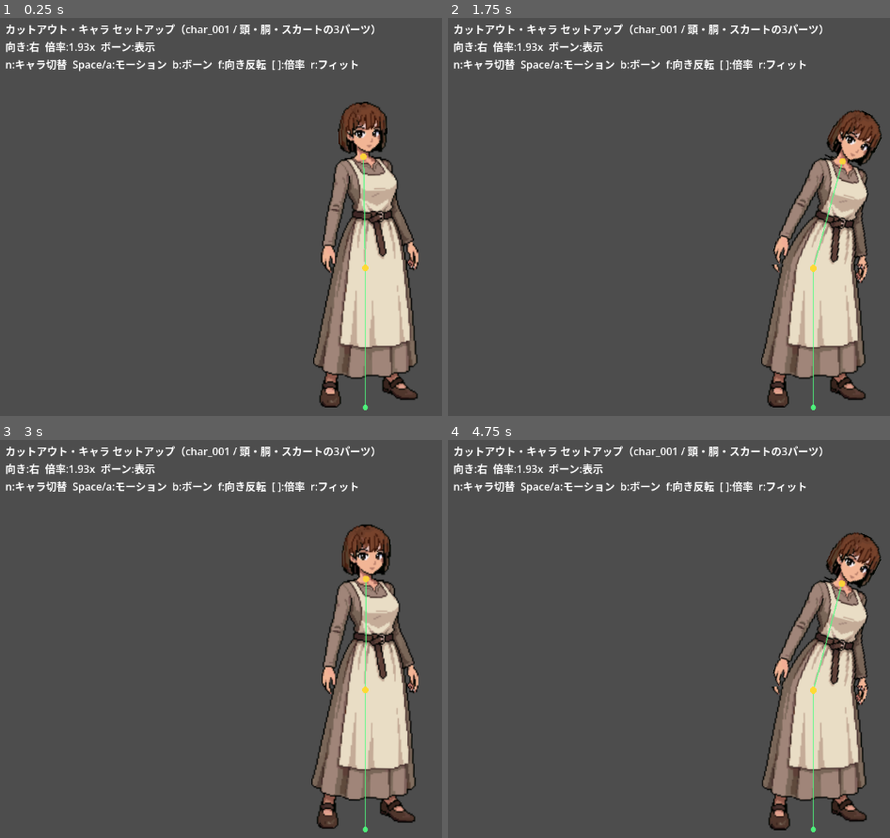
Above: before the commit, frames 1-4 (two rows, left to right).
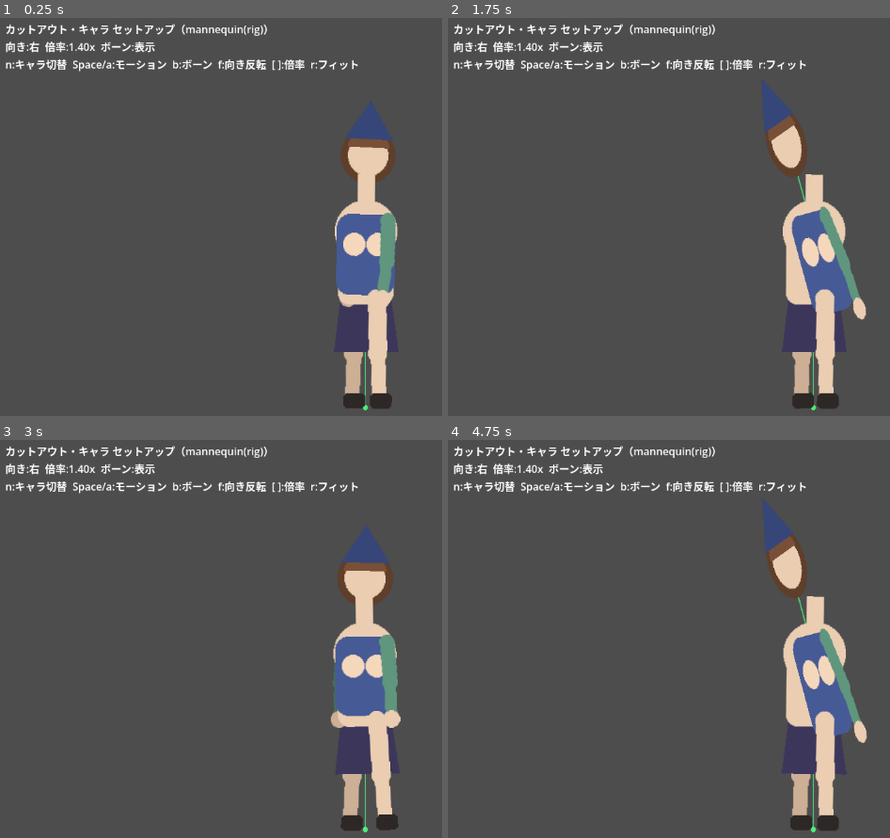
Above: after the commit, the same moments.

Repository: kyamamoto5963/5001_KeyInputGame
Game: Godot game, scene res://scenes/char_setup/char_setup.tscn
Same seed, same stepped clock (60 frames per second), same inputs: the game is played once before the commit and once after it. This scene is started directly instead of the project's main scene.
Inputs:
- Up to frame 1 (0.25 s): no input
- Up to frame 2 (1.75 s): tap Enter (confirm) at 0.5, 1.35 s; hold Right (move_right) 0.53-1.28 s; tap Q (face) at 0.6, 1.55 s; tap Space at 0.77, 1.52 s; hold Down (move_down) from 1.28 s (still down)
- Up to frame 3 (3 s): release Down (move_down) at 2.03 s; hold Right (move_right) 2.03-2.78 s; tap W (end_turn) at 2.1 s; tap Q (face) at 2.3, 2.85 s; hold Up (move_up) from 2.78 s (still down)
- Up to frame 4 (4.75 s): tap Space at 3.02, 3.77, 4.52 s; release Up (move_up) at 3.53 s; hold Left (move_left) from 3.53 s (still down); tap R (parry_attack) at 3.6 s; tap Q (face) at 3.8, 4.55 s; tap I at 4.35 s

The runs differ from the first frame. In frame 1, 12% of the frame differs, in the area x 17-95%, y 1-99%; in frame 2, 13%, in the area x 17-99%, y 1-99%; in frame 3, 12%; in frame 4, 13%.

Commit message:
feat(char-rig): スケルトン＋スロットのデータ駆動パーツ合成を実装(仮パーツ)
- humanoid_v1スケルトン(17ボーン階層＋スロット既定)を追加
- 仮パーツ20スロットをA形式(bbox密着クロップ＋anchor自動算出)で生成
- キャラデータ mannequin.json(スロット→パーツ＋tint)
- CutoutCharacter.build_rig(): ボーン階層生成→anchorでパーツ配置→z順/tint/facingミラー/腕脚スウェイ
- 胸の揺れ(二次モーション)を胸ボーン基準オフセットに修正(リグ対応)、デモ用に大きめ係数
- char_setup: mannequin(rig)/char_001/char_002 を n で切替(旧parts.json方式と共存)

docs/12 §3(A形式保存)・§5(組み立て)に準拠。facing反転時のz入れ替えは次対応(§9)。

Co-Authored-By: Claude Opus 4.8 <noreply@anthropic.com>

Diff:
--- /dev/null
+++ b/dev/assets/char/parts/arm_fore_l/fa_l.json
@@ -0,0 +1,13 @@
+{
+  "slot": "arm_fore_l",
+  "attach": "elbow_l",
+  "anchor": [
+    6,
+    6
+  ],
+  "z": 71,
+  "size": [
+    15,
+    53
+  ]
+}
--- /dev/null
+++ b/dev/assets/char/parts/arm_fore_r/fa_r.json
@@ -0,0 +1,13 @@
+{
+  "slot": "arm_fore_r",
+  "attach": "elbow_r",
+  "anchor": [
+    8,
+    6
+  ],
+  "z": 25,
+  "size": [
+    15,
+    53
+  ]
+}
--- /dev/null
+++ b/dev/assets/char/parts/arm_upper_l/ua_l.json
@@ -0,0 +1,13 @@
+{
+  "slot": "arm_upper_l",
+  "attach": "shoulder_l",
+  "anchor": [
+    8,
+    8
+  ],
+  "z": 70,
+  "size": [
+    23,
+    61
+  ]
+}
--- /dev/null
+++ b/dev/assets/char/parts/arm_upper_r/ua_r.json
@@ -0,0 +1,13 @@
+{
+  "slot": "arm_upper_r",
+  "attach": "shoulder_r",
+  "anchor": [
+    14,
+    8
+  ],
+  "z": 24,
+  "size": [
+    23,
+    61
+  ]
+}
--- /dev/null
+++ b/dev/assets/char/parts/body/base.json
@@ -0,0 +1,13 @@
+{
+  "slot": "body",
+  "attach": "hip",
+  "anchor": [
+    34,
+    132
+  ],
+  "z": 30,
+  "size": [
+    69,
+    143
+  ]
+}
--- /dev/null
+++ b/dev/assets/char/parts/bust/bust.json
@@ -0,0 +1,13 @@
+{
+  "slot": "bust",
+  "attach": "chest",
+  "anchor": [
+    25,
+    -2
+  ],
+  "z": 42,
+  "size": [
+    51,
+    25
+  ]
+}
--- /dev/null
+++ b/dev/assets/char/parts/foot_l/foot_l.json
@@ -0,0 +1,13 @@
+{
+  "slot": "foot_l",
+  "attach": "ankle_l",
+  "anchor": [
+    9,
+    4
+  ],
+  "z": 46,
+  "size": [
+    24,
+    17
+  ]
+}
--- /dev/null
+++ b/dev/assets/char/parts/foot_r/foot_r.json
@@ -0,0 +1,13 @@
+{
+  "slot": "foot_r",
+  "attach": "ankle_r",
+  "anchor": [
+    9,
+    4
+  ],
+  "z": 12,
+  "size": [
+    24,
+    17
+  ]
+}
--- /dev/null
+++ b/dev/assets/char/parts/hair_back/hair_b.json
@@ -0,0 +1,13 @@
+{
+  "slot": "hair_back",
+  "attach": "head",
+  "anchor": [
+    30,
+    30
+  ],
+  "z": 5,
+  "size": [
+    61,
+    61
+  ]
+}
--- /dev/null
+++ b/dev/assets/char/parts/hair_front/bangs.json
@@ -0,0 +1,13 @@
+{
+  "slot": "hair_front",
+  "attach": "head",
+  "anchor": [
+    23,
+    25
+  ],
+  "z": 55,
+  "size": [
+    47,
+    17
+  ]
+}
--- /dev/null
+++ b/dev/assets/char/parts/hand_l/hand_l.json
@@ -0,0 +1,13 @@
+{
+  "slot": "hand_l",
+  "attach": "wrist_l",
+  "anchor": [
+    9,
+    9
+  ],
+  "z": 72,
+  "size": [
+    19,
+    19
+  ]
+}
--- /dev/null
+++ b/dev/assets/char/parts/hand_r/hand_r.json
@@ -0,0 +1,13 @@
+{
+  "slot": "hand_r",
+  "attach": "wrist_r",
+  "anchor": [
+    9,
+    9
+  ],
+  "z": 26,
+  "size": [
+    19,
+    19
+  ]
+}
--- /dev/null
+++ b/dev/assets/char/parts/hat/hat.json
@@ -0,0 +1,13 @@
+{
+  "slot": "hat",
+  "attach": "head",
+  "anchor": [
+    26,
+    58
+  ],
+  "z": 60,
+  "size": [
+    53,
+    41
+  ]
+}
--- /dev/null
+++ b/dev/assets/char/parts/head/face.json
@@ -0,0 +1,13 @@
+{
+  "slot": "head",
+  "attach": "head",
+  "anchor": [
+    22,
+    22
+  ],
+  "z": 50,
+  "size": [
+    45,
+    45
+  ]
+}
--- /dev/null
+++ b/dev/assets/char/parts/leg_shin_l/sh_l.json
@@ -0,0 +1,13 @@
+{
+  "slot": "leg_shin_l",
+  "attach": "knee_l",
+  "anchor": [
+    8,
+    8
+  ],
+  "z": 45,
+  "size": [
+    19,
+    65
+  ]
+}
--- /dev/null
+++ b/dev/assets/char/parts/leg_shin_r/sh_r.json
@@ -0,0 +1,13 @@
+{
+  "slot": "leg_shin_r",
+  "attach": "knee_r",
+  "anchor": [
+    10,
+    8
+  ],
+  "z": 11,
+  "size": [
+    19,
+    65
+  ]
+}
--- /dev/null
+++ b/dev/assets/char/parts/leg_thigh_l/th_l.json
@@ -0,0 +1,13 @@
+{
+  "slot": "leg_thigh_l",
+  "attach": "thigh_l",
+  "anchor": [
+    10,
+    10
+  ],
+  "z": 44,
+  "size": [
+    23,
+    81
+  ]
+}
--- /dev/null
+++ b/dev/assets/char/parts/leg_thigh_r/th_r.json
@@ -0,0 +1,13 @@
+{
+  "slot": "leg_thigh_r",
+  "attach": "thigh_r",
+  "anchor": [
+    12,
+    10
+  ],
+  "z": 10,
+  "size": [
+    23,
+    81
+  ]
+}
--- /dev/null
+++ b/dev/assets/char/parts/lower/skirt.json
@@ -0,0 +1,13 @@
+{
+  "slot": "lower",
+  "attach": "hip",
+  "anchor": [
+    34,
+    6
+  ],
+  "z": 20,
+  "size": [
+    71,
+    69
+  ]
+}
--- /dev/null
+++ b/dev/assets/char/parts/upper/tunic.json
@@ -0,0 +1,13 @@
+{
+  "slot": "upper",
+  "attach": "chest",
+  "anchor": [
+    32,
+    18
+  ],
+  "z": 40,
+  "size": [
+    65,
+    87
+  ]
+}
--- /dev/null
+++ b/dev/assets/char/skeletons/humanoid_v1.json
@@ -0,0 +1,222 @@
+{
+  "id": "humanoid_v1",
+  "canvas": [
+    256,
+    384
+  ],
+  "bones": {
+    "hip": {
+      "parent": null,
+      "pos": [
+        128,
+        248
+      ]
+    },
+    "chest": {
+      "parent": "hip",
+      "pos": [
+        128,
+        178
+      ]
+    },
+    "neck": {
+      "parent": "chest",
+      "pos": [
+        128,
+        120
+      ]
+    },
+    "head": {
+      "parent": "neck",
+      "pos": [
+        128,
+        96
+      ]
+    },
+    "shoulder_r": {
+      "parent": "chest",
+      "pos": [
+        104,
+        166
+      ]
+    },
+    "elbow_r": {
+      "parent": "shoulder_r",
+      "pos": [
+        98,
+        210
+      ]
+    },
+    "wrist_r": {
+      "parent": "elbow_r",
+      "pos": [
+        96,
+        250
+      ]
+    },
+    "shoulder_l": {
+      "parent": "chest",
+      "pos": [
+        152,
+        166
+      ]
+    },
+    "elbow_l": {
+      "parent": "shoulder_l",
+      "pos": [
+        158,
+        210
+      ]
+    },
+    "wrist_l": {
+      "parent": "elbow_l",
+      "pos": [
+        160,
+        250
+      ]
+    },
+    "thigh_r": {
+      "parent": "hip",
+      "pos": [
+        116,
+        252
+      ]
+    },
+    "knee_r": {
+      "parent": "thigh_r",
+      "pos": [
+        114,
+        312
+      ]
+    },
+    "ankle_r": {
+      "parent": "knee_r",
+      "pos": [
+        112,
+        360
+      ]
+    },
+    "thigh_l": {
+      "parent": "hip",
+      "pos": [
+        140,
+        252
+      ]
+    },
+    "knee_l": {
+      "parent": "thigh_l",
+      "pos": [
+        142,
+        312
+      ]
+    },
+    "ankle_l": {
+      "parent": "knee_l",
+      "pos": [
+        144,
+        360
+      ]
+    },
+    "feet": {
+      "parent": "hip",
+      "pos": [
+        128,
+        372
+      ]
+    }
+  },
+  "slots": {
+    "back": {
+      "attach": "hip",
+      "z": 0
+    },
+    "tail": {
+      "attach": "hip",
+      "z": 2
+    },
+    "hair_back": {
+      "attach": "head",
+      "z": 5
+    },
+    "leg_thigh_r": {
+      "attach": "thigh_r",
+      "z": 10
+    },
+    "leg_shin_r": {
+      "attach": "knee_r",
+      "z": 11
+    },
+    "foot_r": {
+      "attach": "ankle_r",
+      "z": 12
+    },
+    "lower": {
+      "attach": "hip",
+      "z": 20
+    },
+    "arm_upper_r": {
+      "attach": "shoulder_r",
+      "z": 24
+    },
+    "arm_fore_r": {
+      "attach": "elbow_r",
+      "z": 25
+    },
+    "hand_r": {
+      "attach": "wrist_r",
+      "z": 26
+    },
+    "body": {
+      "attach": "hip",
+      "z": 30
+    },
+    "upper": {
+      "attach": "chest",
+      "z": 40
+    },
+    "bust": {
+      "attach": "chest",
+      "z": 42
+    },
+    "leg_thigh_l": {
+      "attach": "thigh_l",
+      "z": 44
+    },
+    "leg_shin_l": {
+      "attach": "knee_l",
+      "z": 45
+    },
+    "foot_l": {
+      "attach": "ankle_l",
+      "z": 46
+    },
+    "head": {
+      "attach": "head",
+      "z": 50
+    },
+    "hair_front": {
+      "attach": "head",
+      "z": 55
+    },
+    "hat": {
+      "attach": "head",
+      "z": 60
+    },
+    "arm_upper_l": {
+      "attach": "shoulder_l",
+      "z": 70
+    },
+    "arm_fore_l": {
+      "attach": "elbow_l",
+      "z": 71
+    },
+    "hand_l": {
+      "attach": "wrist_l",
+      "z": 72
+    },
+    "weapon": {
+      "attach": "wrist_l",
+      "z": 80
+    }
+  }
+}
--- /dev/null
+++ b/dev/data/characters/mannequin.json
@@ -0,0 +1,28 @@
+{
+  "id": "mannequin",
+  "skeleton": "humanoid_v1",
+  "art_facing": 1,
+  "parts": {
+    "body": "base",
+    "lower": "skirt",
+    "upper": "tunic",
+    "bust": "bust",
+    "hair_back": "hair_b",
+    "head": "face",
+    "hair_front": "bangs",
+    "hat": "hat",
+    "arm_upper_r": "ua_r",
+    "arm_fore_r": "fa_r",
+    "hand_r": "hand_r",
+    "arm_upper_l": "ua_l",
+    "arm_fore_l": "fa_l",
+    "hand_l": "hand_l",
+    "leg_thigh_r": "th_r",
+    "leg_shin_r": "sh_r",
+    "foot_r": "foot_r",
+    "leg_thigh_l": "th_l",
+    "leg_shin_l": "sh_l",
+    "foot_l": "foot_l"
+  },
+  "tint": {}
+}
--- a/dev/scenes/char_setup/char_setup.gd
+++ b/dev/scenes/char_setup/char_setup.gd
@@ -11,9 +11,11 @@
 ##   [ / ]     : 表示倍率 −／＋
 ##   r         : 自動フィット倍率に戻す
 
+const SKELETON := "res://assets/char/skeletons/humanoid_v1.json"
 const CHARS := [
-	"res://assets/char/char_001/",
-	"res://assets/char/char_002/",
+	{"name": "mannequin(rig)", "type": "rig", "src": "res://data/characters/mannequin.json"},
+	{"name": "char_001", "type": "legacy", "src": "res://assets/char/char_001/"},
+	{"name": "char_002", "type": "legacy", "src": "res://assets/char/char_002/"},
 ]
 
 var _char: CutoutCharacter
@@ -37,7 +39,11 @@
 	_char.z_index = -1            # キャラを背面へ。ボーン・ギズモ(self の _draw)を前面に。
 	_char.z_as_relative = false
 	add_child(_char)
-	_char.build(CHARS[_idx], 1.0)
+	var entry: Dictionary = CHARS[_idx]
+	if entry["type"] == "rig":
+		_char.build_rig(SKELETON, entry["src"], 1.0)
+	else:
+		_char.build(entry["src"], 1.0)
 	_facing = 1
 	_char.set_facing(_facing)
 	_fit_scale()
@@ -97,8 +103,8 @@
 
 func _update_label() -> void:
 	var face_txt := "右" if _facing > 0 else "左"
-	var cname := String(CHARS[_idx]).trim_suffix("/").get_file()
-	_info.text = "カットアウト・キャラ セットアップ（%s / 頭・胴・スカートの3パーツ）\n" % cname \
+	var cname := str(CHARS[_idx]["name"])
+	_info.text = "カットアウト・キャラ セットアップ（%s）\n" % cname \
 		+ "向き:%s  倍率:%.2fx  ボーン:%s\n" % [face_txt, _scale, "表示" if _show_bones else "非表示"] \
 		+ "n:キャラ切替  Space/a:モーション  b:ボーン  f:向き反転  [ ]:倍率  r:フィット"
 
--- a/dev/scripts/cutout_character.gd
+++ b/dev/scripts/cutout_character.gd
@@ -9,17 +9,20 @@
 const DEFAULT_DIR := "res://assets/char/char_001/"
 
 # 二次モーション（胸の揺れ・スプリングボーン近似 → docs/12 §5.3-jiggle）
-const JIG_STIFF := 110.0     # 戻る強さ（高い=速い揺れ）
-const JIG_DAMP := 6.0        # 減衰（高い=すぐ収束）
-const JIG_DRIVE := 0.035     # 本体加速度→揺れ の効き
-const JIG_MAX := 9.0         # 揺れ幅クランプ(px・未スケール)
-const JIG_SQUASH := 0.018    # 縦揺れの伸縮量
+const JIG_STIFF := 70.0      # 戻る強さ（低い=ゆったり大きく揺れる）
+const JIG_DAMP := 3.2        # 減衰（低い=ぷるんと長く揺れる）
+const JIG_DRIVE := 0.06      # 本体加速度→揺れ の効き
+const JIG_MAX := 26.0        # 揺れ幅クランプ(px・未スケール)
+const JIG_SQUASH := 0.05     # 縦揺れの伸縮量（大きい=よく伸び縮み）
+const JIG_ATTACK_IMPULSE := 60.0  # 攻撃時のバウンス強さ
 
 var display_scale := 2.0
 var _rig: Node2D                        # 倍率・左右反転をまとめる入れ物
 var _hip: Node2D
 var _chest: Node2D
 var _neck: Node2D
+var _chest_rest := Vector2.ZERO         # 胸ボーンの基準位置（揺れはここからのオフセット）
+var _bones := {}                        # リグ方式: name -> Node2D（legacyでは空）
 var _sprites := {}
 var _joints := {}                       # name -> 元キャンバス座標(Vector2)
 var _facing := 1                        # +1=右 / -1=左
@@ -64,6 +67,7 @@
 	_hip = _make_bone(_rig, _joints["waist"], _joints["feet"])
 	_chest = _make_bone(_hip, _joints["waist"], _joints["waist"])
 	_neck = _make_bone(_chest, _joints["neck"], _joints["waist"])
+	_chest_rest = _chest.position
 
 	_sprites["skirt"] = _make_sprite(_hip, dir, parts["skirt"], _joints["waist"])
 	_sprites["torso"] = _make_sprite(_chest, dir, parts["torso"], _joints["waist"])
@@ -72,6 +76,77 @@
 	_content_top = _joints["feet"].y
 	for p in parts.values():
 		_content_top = min(_content_top, float(p["offset"][1]))
+
+	_built = true
+	return true
+
+
+## スケルトン＋キャラデータからフルボーン・リグを組む（→ docs/12）。成功で true。
+## skeleton_path: humanoid_v1.json / character_path: data/characters/<name>.json
+func build_rig(skeleton_path: String, character_path: String, scale := 1.0) -> bool:
+	display_scale = scale
+	var skel := _load_json(skeleton_path)
+	var char := _load_json(character_path)
+	if skel.is_empty() or char.is_empty():
+		push_error("skeleton/character を読めません: %s / %s" % [skeleton_path, character_path])
+		return false
+
+	_art_facing = signi(int(char.get("art_facing", 1)))
+	if _art_facing == 0:
+		_art_facing = 1
+	var bones_def: Dictionary = skel["bones"]
+	var slots_def: Dictionary = skel.get("slots", {})
+	var feet_pos := _v2(bones_def["feet"]["pos"])
+	_joints = {"feet": feet_pos}
+
+	_rig = Node2D.new()
+	add_child(_rig)
+	_apply_rig_transform()
+
+	# ボーン生成（親→子の順）。各ボーン位置 = 自pos − 親pos（root親=feet）。
+	_bones = {}
+	for name in _topo_order(bones_def):
+		var bd: Dictionary = bones_def[name]
+		var parent_name: Variant = bd.get("parent", null)
+		var parent_node: Node2D = _rig if parent_name == null else _bones[parent_name]
+		var parent_pos := feet_pos if parent_name == null else _v2(bones_def[parent_name]["pos"])
+		var b := Node2D.new()
+		b.position = _v2(bd["pos"]) - parent_pos
+		parent_node.add_child(b)
+		_bones[name] = b
+
+	_hip = _bones.get("hip")
+	_chest = _bones.get("chest")
+	_neck = _bones.get("neck")
+	if _chest != null:
+		_chest_rest = _chest.position
+
+	# パーツ配置（anchor をボーン原点へ合わせる。z でレイヤ順、tint で色替え）
+	_content_top = feet_pos.y
+	var tint: Dictionary = char.get("tint", {})
+	var parts: Dictionary = char["parts"]
+	for slot in parts:
+		var idv: Variant = parts[slot]
+		if idv == null or str(idv) == "":
+			continue
+		var pj := _load_json("res://assets/char/parts/%s/%s.json" % [slot, idv])
+		if pj.is_empty():
+			continue
+		var attach := str(pj.get("attach", slots_def.get(slot, {}).get("attach", "")))
+		if not _bones.has(attach):
+			push_warning("未知のattachボーン: %s (slot=%s)" % [attach, slot])
+			continue
+		var anchor := _v2(pj["anchor"])
+		var s := Sprite2D.new()
+		s.texture = load("res://assets/char/parts/%s/%s.png" % [slot, idv])
+		s.centered = false
+		s.position = -anchor
+		s.z_index = int(pj.get("z", slots_def.get(slot, {}).get("z", 0)))
+		if tint.has(slot):
+			s.modulate = Color(str(tint[slot]))
+		_bones[attach].add_child(s)
+		_sprites[slot] = s
+		_content_top = min(_content_top, _v2(bones_def[attach]["pos"]).y - anchor.y)
 
 	_built = true
 	return true
@@ -99,7 +174,7 @@
 func play_attack() -> void:
 	if not _built:
 		return
-	_jig_v += Vector2(0.0, 22.0)   # 攻撃で胸にバウンスのインパルス
+	_jig_v += Vector2(0.0, JIG_ATTACK_IMPULSE)   # 攻撃で胸にバウンスのインパルス
 	var tw := create_tween()
 	tw.tween_property(self, "_lean", 1.0, 0.12).set_trans(Tween.TRANS_QUAD).set_ease(Tween.EASE_OUT)
 	tw.tween_property(self, "_lean", 0.0, 0.28).set_trans(Tween.TRANS_QUAD).set_ease(Tween.EASE_IN)
@@ -123,11 +198,12 @@
 	# 揺れ: 縦成分=スカッシュ＋上下、横成分=左右オフセット＋わずかな傾き
 	var squash := _jig.y * JIG_SQUASH
 	_chest.scale = Vector2(1.0 - squash, 1.0 + breathe * 0.015 + squash)
-	_chest.position = Vector2(_jig.x * 0.5, _jig.y * 0.5)
+	_chest.position = _chest_rest + Vector2(_jig.x * 0.5, _jig.y * 0.5)
 	var lean_rot := deg_to_rad(_lean * -16.0)   # 反転は _rig のミラーが面倒を見る
 	_chest.rotation = deg_to_rad(breathe * 1.2) + lean_rot + deg_to_rad(_jig.x * 0.4)
 	_neck.rotation = deg_to_rad(sin(_t * 2.2 + 0.7) * 2.2) + lean_rot * 0.6
 	_hip.rotation = deg_to_rad(sin(_t * 1.6) * 0.8)
+	_animate_limbs(lean_rot)
 
 
 ## 本体ボーンの加速度を入力に、胸ボーンをバネ-ダンパで遅れて揺らす（半暗黙オイラー）。
@@ -142,7 +218,45 @@
 	_prev_v = v
 	_jig_v += (-JIG_STIFF * _jig - JIG_DAMP * _jig_v) * delta
 	_jig_v += -a * JIG_DRIVE     # 慣性: 本体が動くと胸は逆向きに遅れる
+	_jig_v.y += cos(_t * 2.2) * 14.0 * delta   # 呼吸に同期した待機中の微揺れ
 	_jig = (_jig + _jig_v * delta).limit_length(JIG_MAX)
+
+
+# 腕脚の待機スウェイ＋攻撃時の前腕リーン（リグ方式のみ。legacyは _bones 空で無効）。
+func _animate_limbs(lean_rot: float) -> void:
+	if _bones.is_empty():
+		return
+	var sway := sin(_t * 1.4)
+	_set_bone_rot("shoulder_l", deg_to_rad(7.0 + sway * 4.0) + lean_rot)
+	_set_bone_rot("shoulder_r", deg_to_rad(-7.0 - sway * 4.0))
+	_set_bone_rot("elbow_l", deg_to_rad(sway * 3.0))
+	_set_bone_rot("elbow_r", deg_to_rad(-sway * 3.0))
+	_set_bone_rot("thigh_l", deg_to_rad(sway * 2.0))
+	_set_bone_rot("thigh_r", deg_to_rad(-sway * 2.0))
+
+
+func _set_bone_rot(name: String, r: float) -> void:
+	if _bones.has(name):
+		_bones[name].rotation = r
+
+
+# 親が子より先に来るボーン順（トポロジカル）。
+func _topo_order(bones_def: Dictionary) -> Array:
+	var order: Array = []
+	var added := {}
+	while order.size() < bones_def.size():
+		var progressed := false
+		for name in bones_def:
+			if added.has(name):
+				continue
+			var parent: Variant = bones_def[name].get("parent", null)
+			if parent == null or added.has(parent):
+				order.append(name)
+				added[name] = true
+				progressed = true
+		if not progressed:
+			break   # 不正な親参照（循環/欠落）で無限ループ回避
+	return order
 
 
 # --- 構築ヘルパ ---------------------------------------------------------
@@ -169,7 +283,10 @@
 
 
 func _load_meta(dir: String) -> Dictionary:
-	var path := dir + "parts.json"
+	return _load_json(dir + "parts.json")
+
+
+func _load_json(path: String) -> Dictionary:
 	if not FileAccess.file_exists(path):
 		return {}
 	var data: Variant = JSON.parse_string(FileAccess.get_file_as_string(path))
Binary file added: dev/assets/char/parts/arm_fore_l/fa_l.png
Not shown, added: dev/assets/char/parts/arm_fore_l/fa_l.png.import
Binary file added: dev/assets/char/parts/arm_fore_r/fa_r.png
Not shown, added: dev/assets/char/parts/arm_fore_r/fa_r.png.import
Binary file added: dev/assets/char/parts/arm_upper_l/ua_l.png
Not shown, added: dev/assets/char/parts/arm_upper_l/ua_l.png.import
Binary file added: dev/assets/char/parts/arm_upper_r/ua_r.png
Not shown, added: dev/assets/char/parts/arm_upper_r/ua_r.png.import
Binary file added: dev/assets/char/parts/body/base.png
Not shown, added: dev/assets/char/parts/body/base.png.import
Binary file added: dev/assets/char/parts/bust/bust.png
Not shown, added: dev/assets/char/parts/bust/bust.png.import
(and 28 more such lines)
